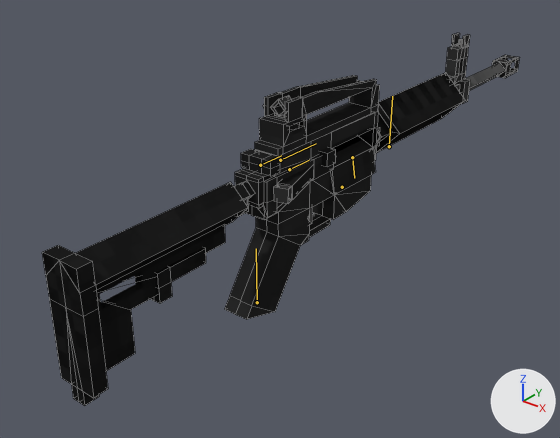
The Blender file models/m4.blend: old version first, new version second.
One viewpoint serves both versions: a camera (50 mm lens) standing at (7.11, -8.9, 3.65) and looking at (-0.79, 0.96, -2.47). Every picture has the same lights, and +X, +Y and +Z are marked at lower right. Both versions are drawn at frame 0 of the action 'm4.001Action'; the numbers are the values there. The bones that bend it are drawn over the model as lines. Mesh edges are drawn as thin lines.

In view in the first picture: 'm4.001'.
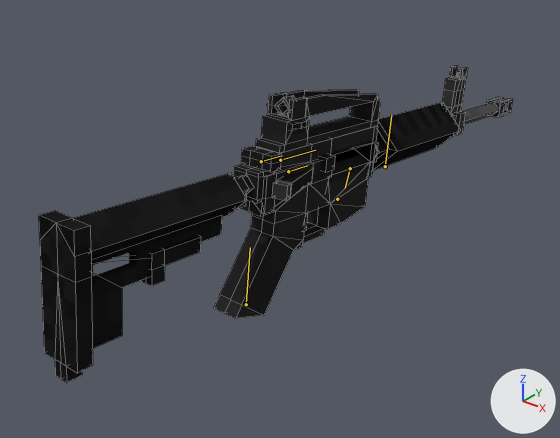
Boxes [x1, y1, x2, y2] around the edits, measured in the pictures (560 x 438 px):
'm4.001', posed (15% shorter)
    before: [42, 33, 520, 406]
    after: [39, 66, 513, 382]
bone 'm4', root to tip
    before: (280, 160) to (316, 143)
    after: (280, 160) to (315, 150)
bone 'chamber cover', root to tip
    before: (352, 157) to (354, 178)
    after: (350, 168) to (345, 188)

The change, as a list of edits to the scene's bpy script:
```text
Change bone_m4:
    where bone_m4 = bpy.data.objects['m4'].pose.bones['m4']
    bone_m4.rotation_quaternion: (1.0, 0.0, 0.0, 0.0) -> (0.998, -0.058, 0.0, 0.0)  # degrees (0, 0, 0) -> degrees (-7, 0, 0)
Change bone_chamber_cover:
    where bone_chamber_cover = bpy.data.objects['m4'].pose.bones['chamber cover']  # child of 'm4'
    bone_chamber_cover.rotation_quaternion: (0.997, 0.0, 0.0, -0.081) -> (0.997, 0.0, 0.0, 0.081)  # degrees (0, 0, -9) -> degrees (0, 0, 9)
```
